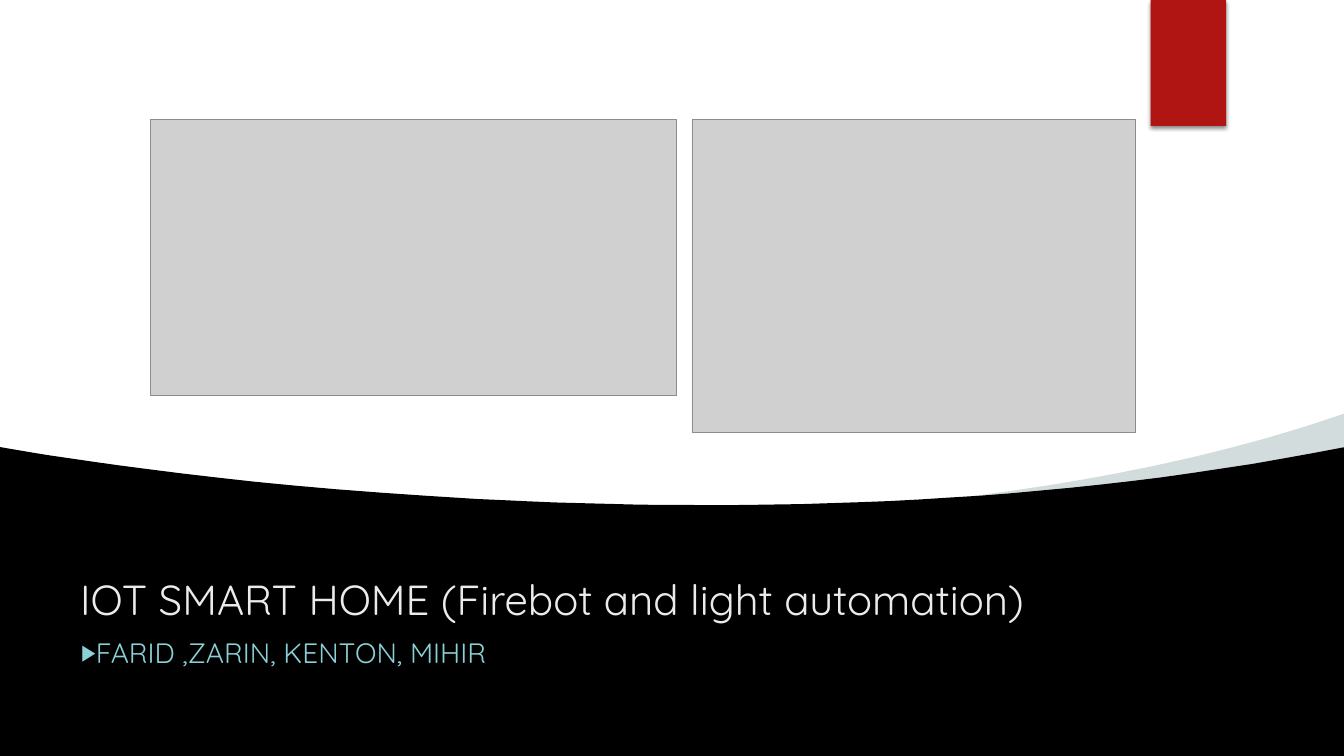
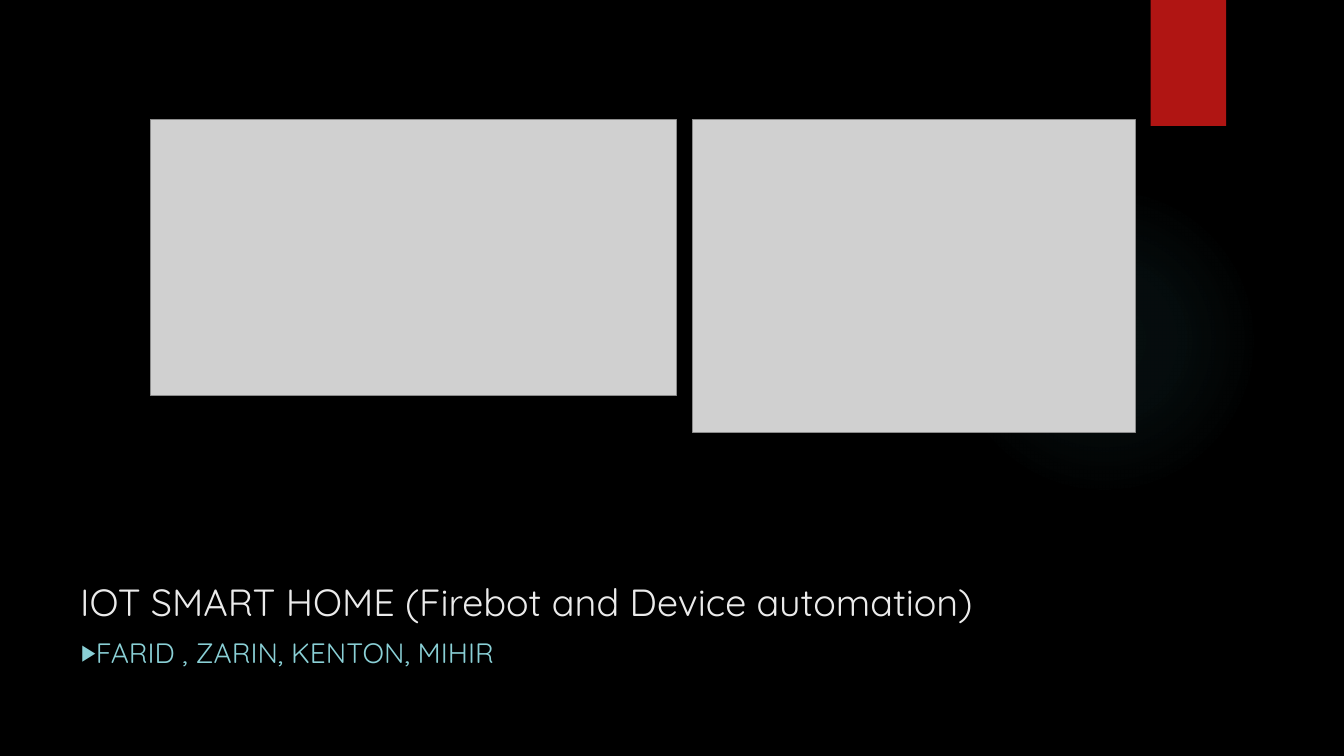
Before and after one commit to Sandhie177/UMKC_Hackathon_Fall_2018_IoT_Group_2, a slide deck: slide 1 of Documentation/IOT-SMART-HOME-Firebot-and-light-automation.pptx. Drawn at 1344x756 pixels with LibreOffice and Linux fonts; fonts in the diff are those of the drawing; grey boxes stand for pictures; background and template pictures are left out. Boxes give left, top, right and bottom in pixels: in the first picture for what was removed or moved away, otherwise in the second. Text is boxed around its words. In the diff, an @@ line names an element or a change of style, - is before the commit and + after.

```diff
--- a/Documentation/IOT-SMART-HOME-Firebot-and-light-automation.pptx
+++ b/Documentation/IOT-SMART-HOME-Firebot-and-light-automation.pptx
@@ rectangle removed at <box>0,0,1344,521</box> @@
@@ rectangle removed at <box>1150,0,1226,126</box> @@
@@ rectangle added at <box>1150,0,1226,126</box>, fill #B01513 @@
@@ ellipse added at <box>949,185,1259,495</box>, fill gradient #50B9C1 @@
@@ freeform shape removed at <box>962,414,1344,505</box> @@
@@ freeform shape removed at <box>0,448,1344,756</box> @@
@@ title at <box>80,588,973,623</box>: text changed; size 30 to 27 pt @@
-IOT SMART HOME (Firebot and light automation)
+IOT SMART HOME (Firebot and Device automation)
@@ subtitle at <box>96,643,494,667</box>: spaces changed @@
-▶ FARID ,ZARIN, KENTON, MIHIR
+▶ FARID , ZARIN, KENTON, MIHIR
```
Also in this commit, not shown: 1 other slide changed, 1 other file.
